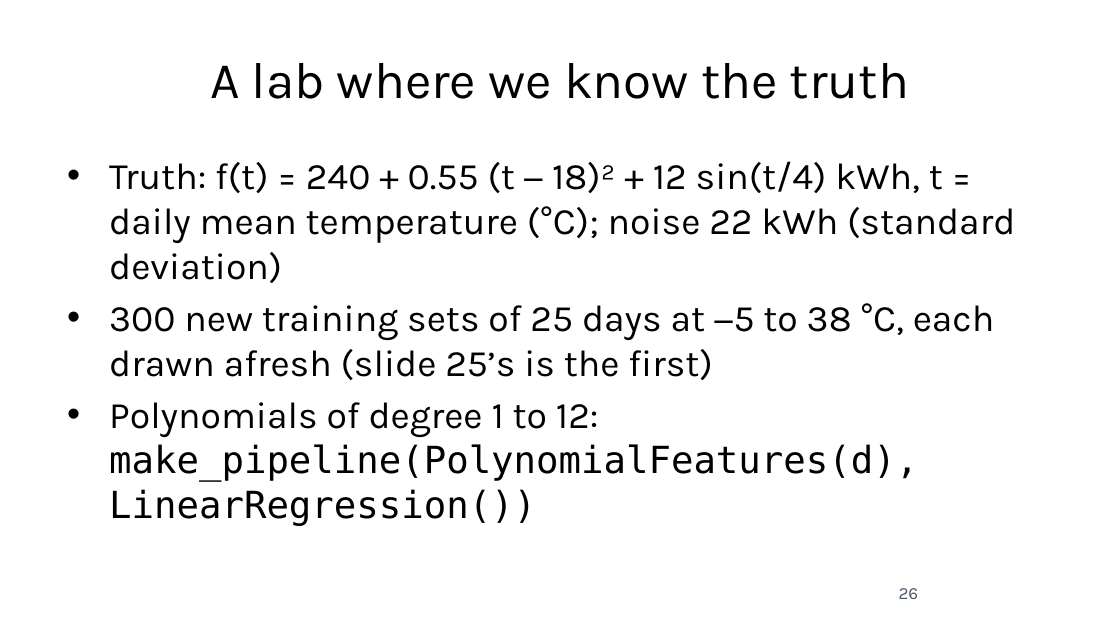
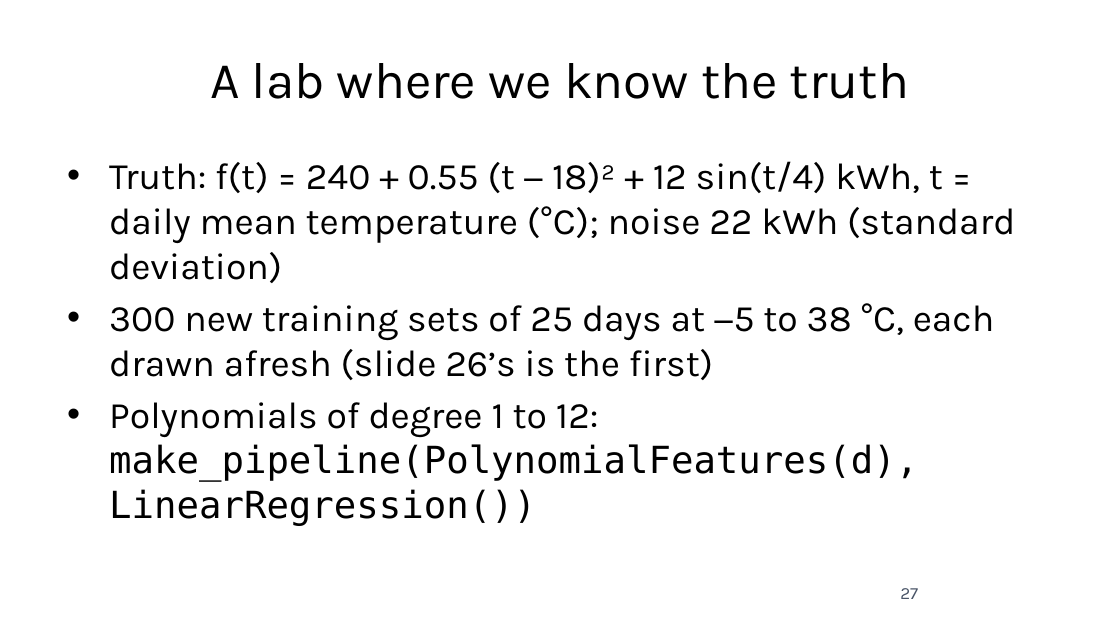
Before and after one commit to fabioantonini/technologies-for-artificial-intelligence, a slide deck: slide 27 of Lessons/05_experimental_methodology/Slides/experimental_methodology_slides.pptx (slide 26 before the commit). Drawn at 1120x630 pixels with LibreOffice and Linux fonts; fonts in the diff are those of the drawing; background and template pictures are left out. Boxes give left, top, right and bottom in pixels: in the first picture for what was removed or moved away, otherwise in the second. Text is boxed around its words. In the diff, an @@ line names an element or a change of style, - is before the commit and + after.

```diff
--- a/Lessons/05_experimental_methodology/Slides/experimental_methodology_slides.pptx
+++ b/Lessons/05_experimental_methodology/Slides/experimental_methodology_slides.pptx
@@ text at box(109, 303, 994, 380): text changed @@
-• 300 new training sets of 25 days at −5 to 38 °C, each drawn afresh (slide 25’s is the first)
+• 300 new training sets of 25 days at −5 to 38 °C, each drawn afresh (slide 26’s is the first)
@@ page number at box(900, 588, 918, 599): text changed @@
-26
+27
```
Also in this commit, not shown: 4 other slides changed, 3 slides added, 15 other files.
